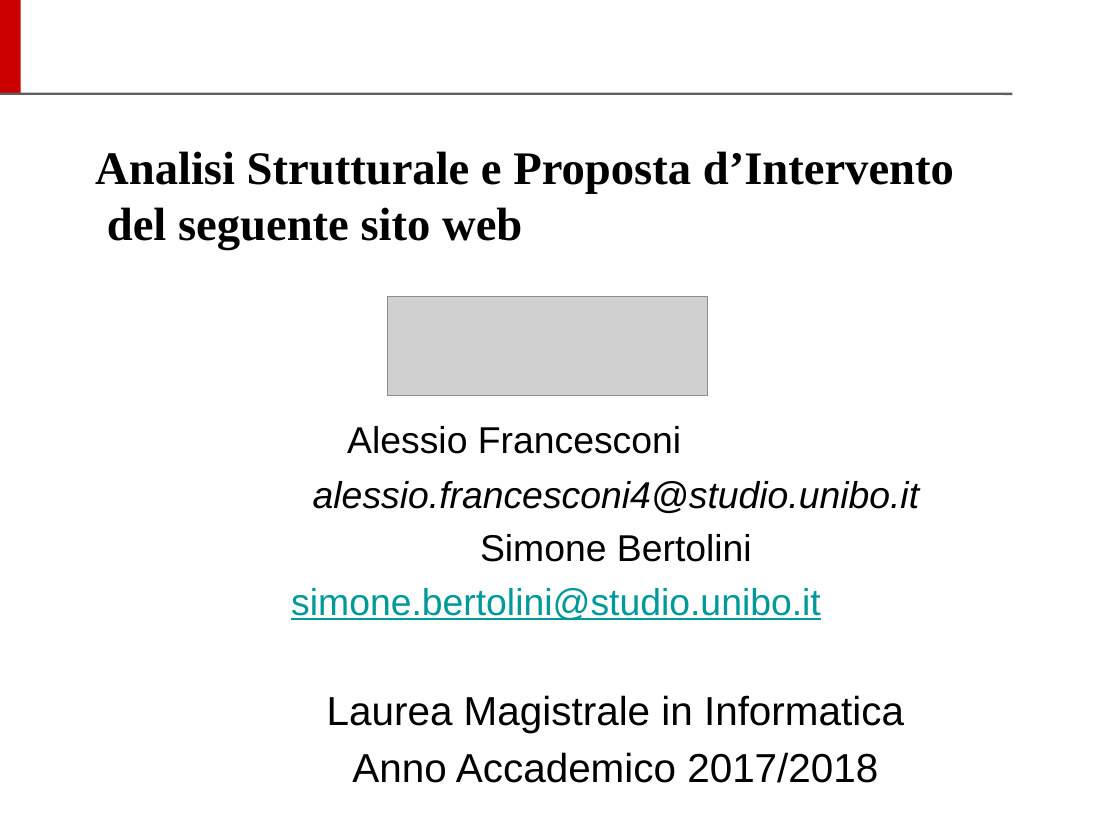
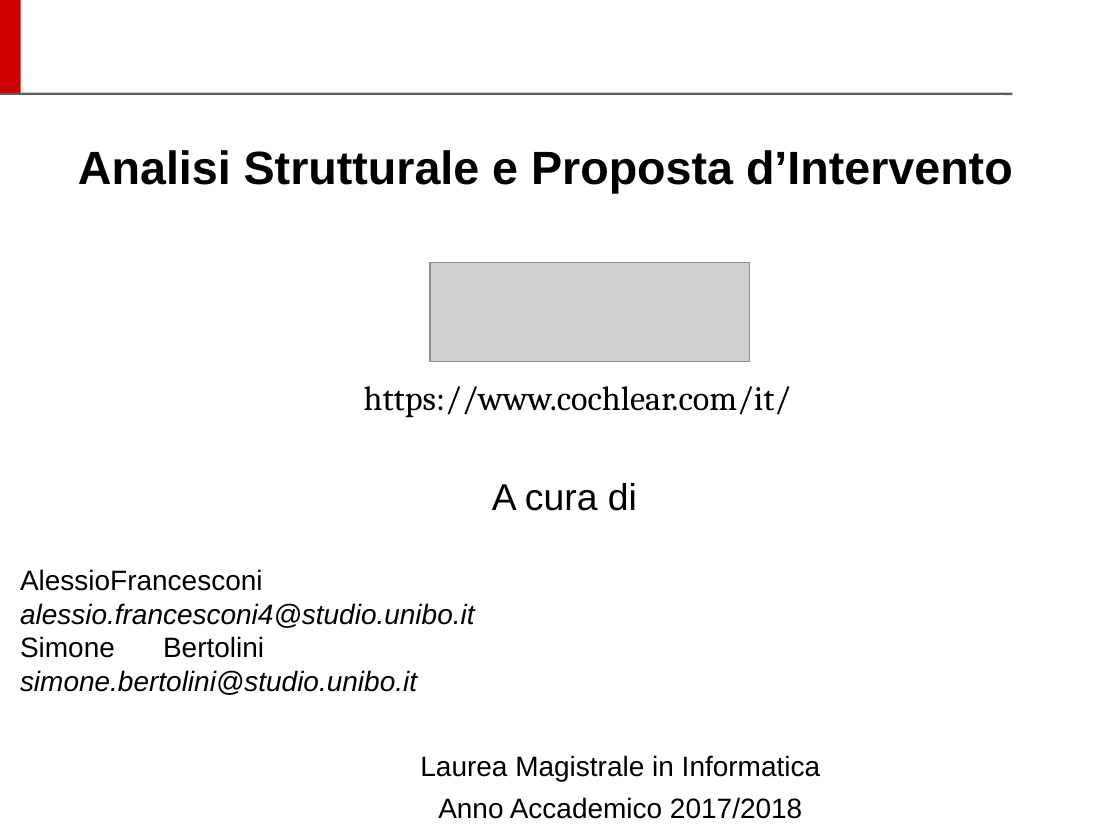
Before and after one commit to Siber93/UsabilitaProject, a slide deck: slide 1 of UUX_SlideProject_Cochlear.odp. Drawn at 1120x840 pixels with LibreOffice and Linux fonts; fonts in the diff are those of the drawing; grey boxes stand for pictures; background and template pictures are left out. Boxes give left, top, right and bottom in pixels: in the first picture for what was removed or moved away, otherwise in the second. Text is boxed around its words. In the diff, an @@ line names an element or a change of style, - is before the commit and + after.

Commit message:
Modificata slide iniziale

```diff
--- a/UUX_SlideProject_Cochlear.odp
+++ b/UUX_SlideProject_Cochlear.odp
@@ title at (x1=78, y1=150, x2=1013, y2=193): text changed; font Times New Roman to Arial @@
-Analisi Strutturale e Proposta d’Intervento del seguente sito web
+Analisi Strutturale e Proposta d’Intervento
@@ picture moved from (x1=388, y1=296, x2=707, y2=395) to (x1=430, y1=262, x2=749, y2=362) @@
@@ text added at (x1=364, y1=386, x2=791, y2=417), 22 pt, text #000000 @@
+https://www.cochlear.com/it/
@@ subtitle "A cura di" moved from (x1=291, y1=426, x2=919, y2=783) to (x1=20, y1=483, x2=820, y2=819) @@
@@ subtitle at (x1=20, y1=483, x2=637, y2=695): text changed; size 24 to 18 pt; italic on @@
-Alessio Francesconi
-alessio.francesconi4@studio.unibo.it
-Simone Bertolini
-simone.bertolini@studio.unibo.it
+A cura di
+AlessioFrancesconi alessio.francesconi4@studio.unibo.it
+Simone Bertolini simone.bertolini@studio.unibo.it
@@ subtitle at (x1=420, y1=755, x2=820, y2=819): size 26 to 18 pt in "Laurea Magistrale in Informatica", "Anno Accademico 2017/2018" @@
```
